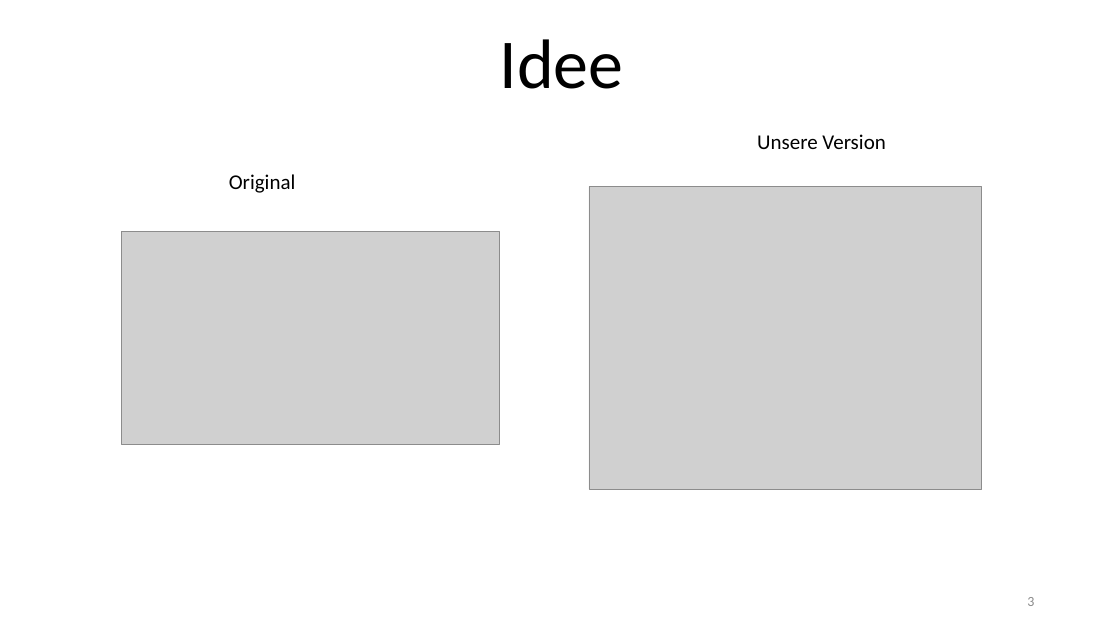
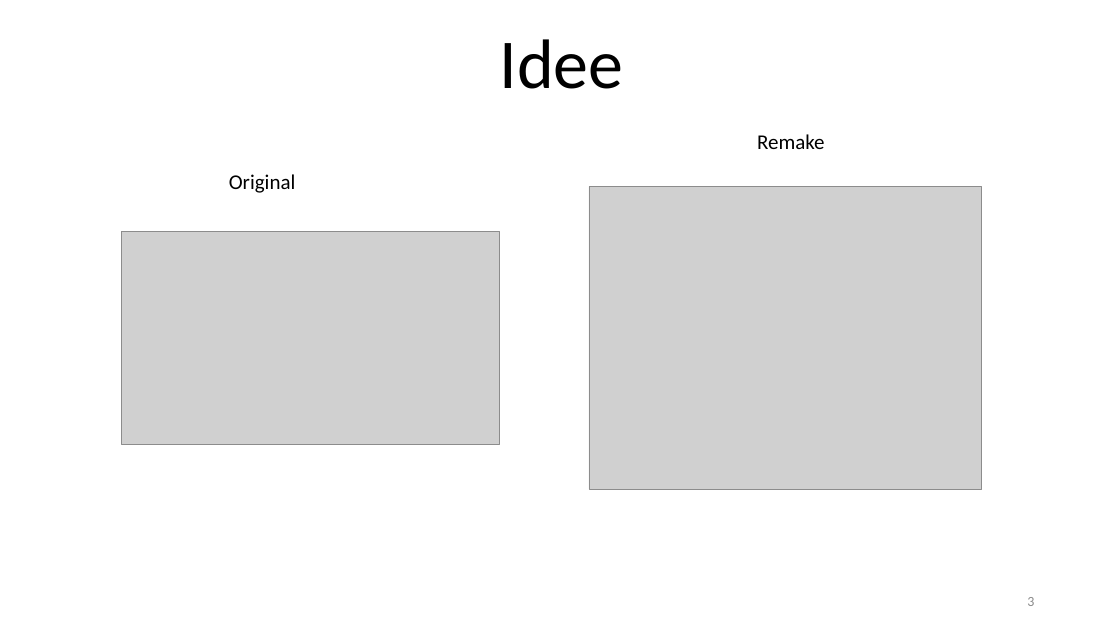
Before and after one commit to TobiasDrees/TrexSideScroller, a slide deck: slide 3 of Präsentation/Sidescroller.pptx. Drawn at 1120x630 pixels with LibreOffice and Linux fonts; fonts in the diff are those of the drawing; grey boxes stand for pictures; background and template pictures are left out. Boxes give left, top, right and bottom in pixels: in the first picture for what was removed or moved away, otherwise in the second. Text is boxed around its words. In the diff, an @@ line names an element or a change of style, - is before the commit and + after.

```diff
--- a/Präsentation/Sidescroller.pptx
+++ b/Präsentation/Sidescroller.pptx
@@ text at (x1=757, y1=134, x2=825, y2=149): text changed @@
-Unsere Version
+Remake
```
Also in this commit, not shown: 1 slide removed, 31 other files.
